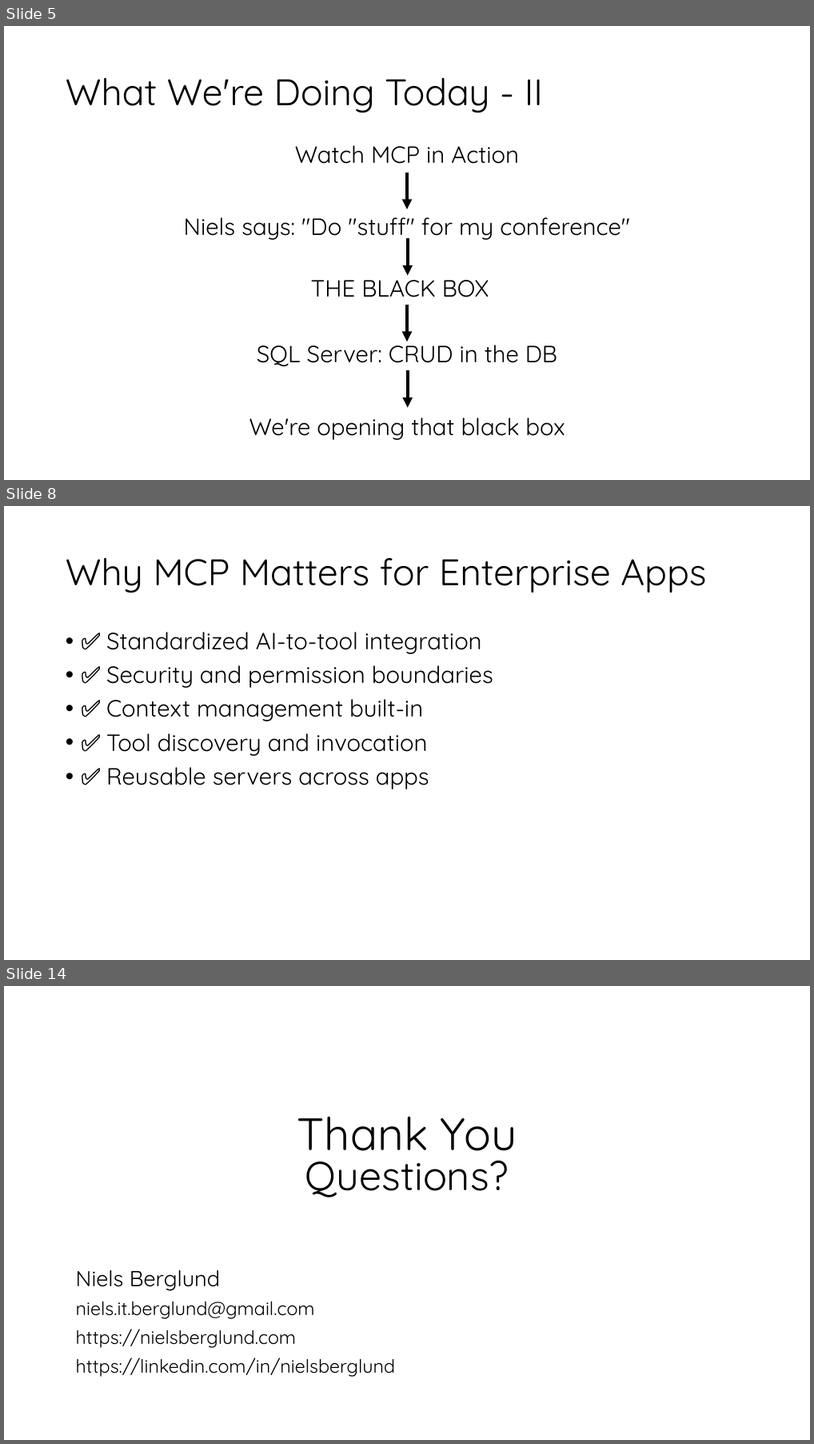
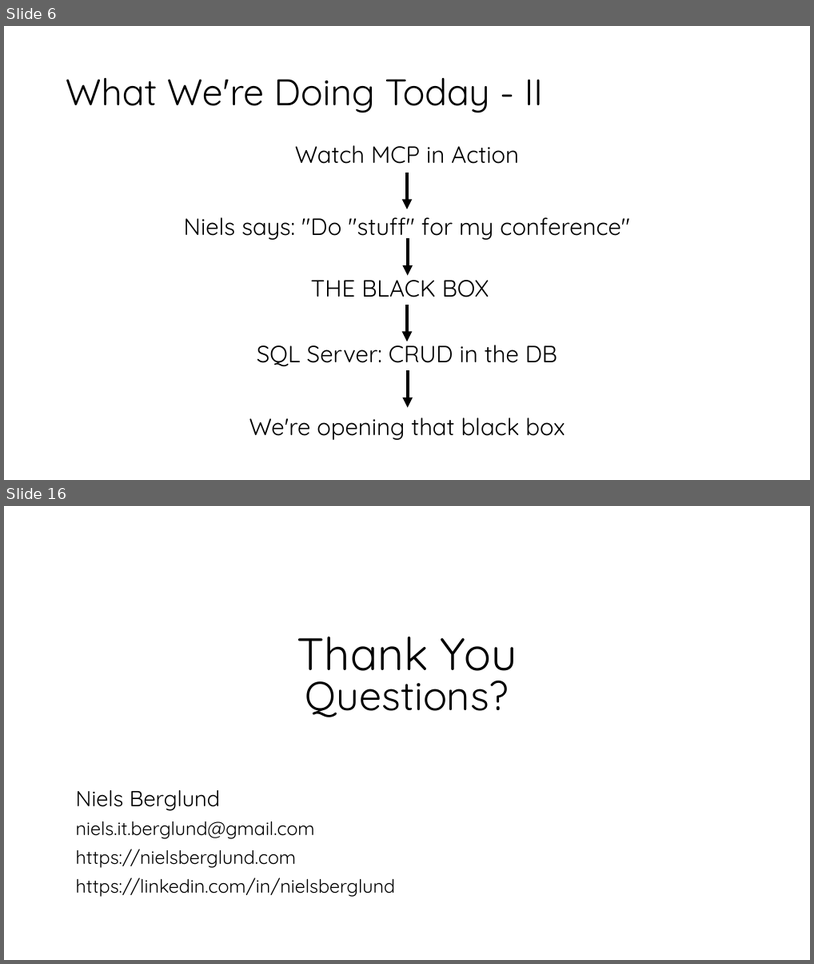
Before and after one commit to nielsberglund/presentations-2025, a slide deck: season-of-ai/mcp/deck/dotnet-mcp.pptx. Shown one above the other, each under a label of ours: slides 5, 8 and 14 before the commit, slides 6 and 16 after it; the slides between them are not shown. The pictures are 814x1444 and 814x964 pixels, drawn with LibreOffice and Linux fonts; fonts in the diff are those of the drawing; background and template pictures are left out. Boxes give left, top, right and bottom in pixels: in the first picture for what was removed or moved away, otherwise in the second. Text is boxed around its words. In the diff, an @@ line names an element or a change of style, - is before the commit and + after.

```diff
--- a/season-of-ai/mcp/deck/dotnet-mcp.pptx
+++ b/season-of-ai/mcp/deck/dotnet-mcp.pptx
@@ slide 8 removed at [4,506,810,960], background picture (left out) @@
@@ title removed at [66,558,706,593] @@
-Why MCP Matters for Enterprise Apps
@@ text removed at [106,632,494,789] @@
-• ✅ Standardized AI-to-tool integration
-• ✅ Security and permission boundaries
-• ✅ Context management built-in
-• ✅ Tool discovery and invocation
-• ✅ Reusable servers across apps
@@ what was slide 5 is now slide 6 @@
@@ what was slide 14 is now slide 16 @@
```
Also in this commit, not shown: 4 slides changed, 7 slides added, 4 other slides removed, 3 other files.
